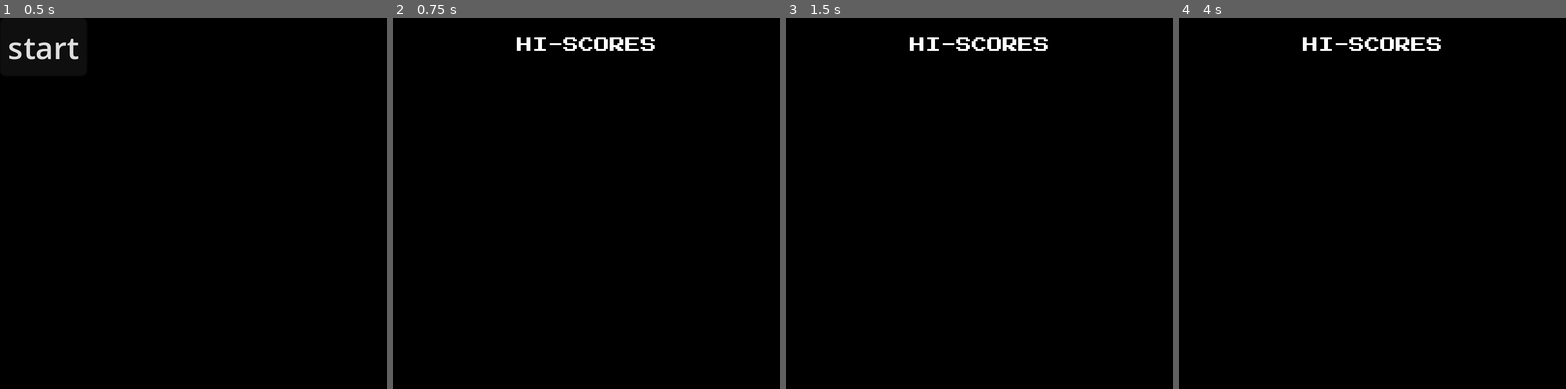
Above: before the commit, frames 1-4 (left to right).
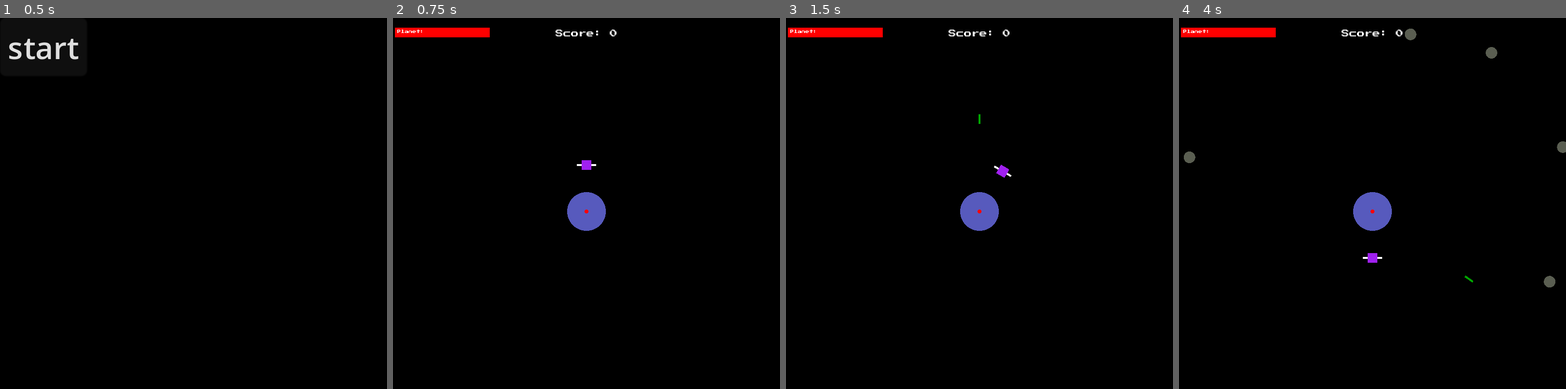
Above: after the commit, the same moments.

Repository: dan-collins-dev/orbital-defense
Game: Godot game, scene res://scenes/MainMenu.tscn
Two runs of this game, one before a commit and one after it. Both use one fixed random seed, a clock stepped at 60 frames per second and the inputs below.
Inputs:
- Up to frame 1 (0.5 s): no input
- Up to frame 2 (0.75 s): click "start" at 0.5 s
- Up to frame 3 (1.5 s): tap Enter (ui_accept) at 1.25, 1.35 s; hold Right (ui_right) from 1.28 s (still down)
- Up to frame 4 (4 s): tap Enter (ui_accept) at 1.52, 1.82, 2.1, 2.27, 2.57, 2.85, 3.6, 3.77 s; release Right (ui_right) at 2.03 s; hold Left (ui_left) 2.03-2.78 s; hold Right (ui_right) from 2.78 s (still down)

Frame 1 is identical in both runs. In frame 2, 2.2% of the frame differs, in the area x 0-68%, y 2-58%; in frame 3, 2.2%; in frame 4, 2.6%, in the area x 0-100%, y 2-73%.
Error before the commit: Invalid type in function 'format_response' in base 'Node (RequestManager.gd)'. Cannot convert argument 1 from Nil to Dictionary. (res://utils/RequestManager.gd…

Commit message:
Implemented a couple entities and a very simplistic game loop

Diff:
--- /dev/null
+++ b/entities/Asteroid.gd
@@ -0,0 +1,58 @@
+extends Node2D
+
+var PersistantData = ReferenceManager.PersitantData
+
+@export_group("Shape Settings")
+@export var radius: float = 10
+@export var color: Color
+
+@export_group("Stat Settings")
+@export var health: int = 3
+@export var damage: int = 1
+@export var speed: float = 0.1
+
+@onready var hitbox_collider: CollisionShape2D = $Hitbox/CollisionShape2D
+@onready var hitbox_radius: float = $Hitbox/CollisionShape2D.shape.radius
+@onready var hurtbox_collider: CollisionShape2D = $Hurtbox/CollisionShape2D
+
+var direction: Vector2 = Vector2.ZERO
+
+
+func _ready() -> void:
+	hurtbox_collider.shape.radius = radius + 2
+	hitbox_collider.shape.radius = radius
+	var target = get_tree().get_root().find_child("Planet", true, false)
+	if target:
+		direction = target.global_position - global_position
+
+
+func _physics_process(delta: float) -> void:
+	position += direction * speed * delta
+
+
+func _draw() -> void:
+	draw_circle(Vector2(0, 0), radius, color)
+
+
+func take_damage(amount: int) -> void:
+	health -= amount
+	if health <= 0:
+		PersistantData.score += 100
+		queue_free()
+
+
+func _on_hitbox_area_entered(area: Area2D) -> void:
+	match area.get_parent().name:
+
+		"Planet":
+			PersistantData.planet_health -= damage
+			queue_free()
+
+		"Satellite":
+			PersistantData.ship_health -= damage
+			queue_free()
+
+
+func _on_hurtbox_area_entered(area: Area2D) -> void:
+	var dmg = area.get_parent().damage
+	take_damage(dmg)
--- /dev/null
+++ b/entities/Asteroid.tscn
@@ -0,0 +1,30 @@
+[gd_scene load_steps=4 format=3 uid="uid://cu37e7snp48d5"]
+
+[ext_resource type="Script" path="res://entities/Asteroid.gd" id="1_8e1wf"]
+
+[sub_resource type="CircleShape2D" id="CircleShape2D_uidjn"]
+
+[sub_resource type="CircleShape2D" id="CircleShape2D_lw55j"]
+
+[node name="Asteroid" type="Node2D" groups=["entities"]]
+script = ExtResource("1_8e1wf")
+radius = 3.0
+color = Color(0.352941, 0.368627, 0.317647, 1)
+
+[node name="Hitbox" type="Area2D" parent="."]
+collision_layer = 2
+collision_mask = 5
+
+[node name="CollisionShape2D" type="CollisionShape2D" parent="Hitbox"]
+shape = SubResource("CircleShape2D_uidjn")
+
+[node name="Hurtbox" type="Area2D" parent="."]
+collision_layer = 8
+collision_mask = 16
+
+[node name="CollisionShape2D" type="CollisionShape2D" parent="Hurtbox"]
+shape = SubResource("CircleShape2D_lw55j")
+debug_color = Color(0.553764, 0.418272, 0.957799, 0.42)
+
+[connection signal="area_entered" from="Hitbox" to="." method="_on_hitbox_area_entered"]
+[connection signal="area_entered" from="Hurtbox" to="." method="_on_hurtbox_area_entered"]
--- /dev/null
+++ b/entities/AsteroidSpawner.gd
@@ -0,0 +1,28 @@
+extends Node2D
+
+var Asteroid = preload("res://entities/Asteroid.tscn")
+var can_spawn: bool = false
+@onready var spawn_delay: Timer = $SpawnDelay
+@onready var initial_delay: Timer = $InitialDelay
+
+# Called when the node enters the scene tree for the first time.
+func _ready() -> void:
+	initial_delay.start()
+
+
+# Called every frame. 'delta' is the elapsed time since the previous frame.
+func _physics_process(delta: float) -> void:
+	if can_spawn:
+		can_spawn = false
+		spawn_delay.start()
+		var a = Asteroid.instantiate()
+		a.global_position = global_position
+		get_parent().add_child(a)
+
+
+func _on_spawn_delay_timeout() -> void:
+	can_spawn = true
+
+
+func _on_initial_delay_timeout() -> void:
+	can_spawn = true
--- /dev/null
+++ b/entities/AsteroidSpawner.tscn
@@ -0,0 +1,19 @@
+[gd_scene load_steps=2 format=3 uid="uid://bn3no5ve2a2c6"]
+
+[ext_resource type="Script" path="res://entities/AsteroidSpawner.gd" id="1_ox2xa"]
+
+[node name="AsteroidSpawner" type="Node2D"]
+script = ExtResource("1_ox2xa")
+
+[node name="SpawnDelay" type="Timer" parent="."]
+process_callback = 0
+wait_time = 5.0
+one_shot = true
+
+[node name="InitialDelay" type="Timer" parent="."]
+process_callback = 0
+one_shot = true
+autostart = true
+
+[connection signal="timeout" from="SpawnDelay" to="." method="_on_spawn_delay_timeout"]
+[connection signal="timeout" from="InitialDelay" to="." method="_on_initial_delay_timeout"]
--- a/entities/OrbitalDefense.gd
+++ b/entities/OrbitalDefense.gd
@@ -1,10 +1,32 @@
 extends Node2D
 
+var PersistantData = ReferenceManager.PersitantData
+var Projectile = preload("res://entities/Projectile.tscn")
 
-# Called every frame. 'delta' is the elapsed time since the previous frame.
+@onready var muzzle: Node2D = $Satellite/Muzzle
+@onready var cool_down_timer: Timer = $CoolDownTimer
+
+@export var move_speed: float = 200.0
+var can_fire: bool = true
+
 func _process(delta: float) -> void:
 	if Input.is_action_pressed("ui_right"):
-		rotation_degrees += 100 * delta
+		rotation_degrees += move_speed * delta
 
 	if Input.is_action_pressed("ui_left"):
-		rotation_degrees -= 100 * delta
+		rotation_degrees -= move_speed * delta
+
+	if Input.is_action_just_pressed("ui_accept"):
+		if can_fire:
+			can_fire = false
+			cool_down_timer.start()
+			var p = Projectile.instantiate()
+			p.position = muzzle.global_position
+			p.direction = p.position
+			p.rotation_degrees = rotation_degrees
+			get_parent().add_child(p)
+
+
+
+func _on_cool_down_timer_timeout() -> void:
+	can_fire = true
--- a/entities/OrbitalDefense.tscn
+++ b/entities/OrbitalDefense.tscn
@@ -3,10 +3,18 @@
 [ext_resource type="Script" path="res://entities/OrbitalDefense.gd" id="1_cfbjn"]
 [ext_resource type="PackedScene" uid="uid://bhrlgyree6pp8" path="res://entities/Satellite.tscn" id="1_r877c"]
 
-[node name="OrbitalDefense" type="Node2D"]
+[node name="OrbitalDefense" type="Node2D" groups=["entities"]]
 script = ExtResource("1_cfbjn")
+move_speed = 150.0
 
 [node name="Satellite" parent="." instance=ExtResource("1_r877c")]
 position = Vector2(0, -24)
 
+[node name="CoolDownTimer" type="Timer" parent="."]
+process_callback = 0
+wait_time = 0.25
+one_shot = true
+
+[connection signal="timeout" from="CoolDownTimer" to="." method="_on_cool_down_timer_timeout"]
+
 [editable path="Satellite"]
--- a/entities/Planet.gd
+++ b/entities/Planet.gd
@@ -1,24 +1,19 @@
 extends Node2D
 
+var PersistantData = ReferenceManager.PersitantData
+
 @export_group("Shape Settings")
-@export var center: Vector2 = Vector2(0, 0)
 @export var radius: float = 10.0
 @export var color: Color
-
-@export_group("Stats")
-@export var max_health: int = 10
-@export var current_health: int = 10
 
 @onready var hurtbox_collider: CollisionShape2D = $Hurtbox/CollisionShape2D
 
 func _ready() -> void:
 	hurtbox_collider.shape.radius = radius
-	hurtbox_collider.position = position
 
 func _draw() -> void:
 	draw_circle(position, radius, color)
 
 
 func _on_hurtbox_area_entered(area: Area2D) -> void:
-	# TODO: Take Damage
-	pass
+	PersistantData.planet_health -= area.get_parent().damage
--- a/entities/Planet.tscn
+++ b/entities/Planet.tscn
@@ -4,7 +4,7 @@
 
 [sub_resource type="CircleShape2D" id="CircleShape2D_as1n4"]
 
-[node name="Planet" type="Node2D"]
+[node name="Planet" type="Node2D" groups=["entities"]]
 script = ExtResource("1_oex8a")
 color = Color(0.3404, 0.35372, 0.74, 1)
 
--- /dev/null
+++ b/entities/PlanetExplosion.gd
@@ -0,0 +1,30 @@
+extends Node2D
+
+var PersitantData = ReferenceManager.PersitantData
+@export var radius: float = 0
+@onready var anims: AnimationPlayer = $Animations
+
+func _ready() -> void:
+	PersitantData.connect("planet_death", _on_planet_death)
+
+func _physics_process(delta: float) -> void:
+	queue_redraw()
+
+func _draw() -> void:
+	draw_circle(Vector2.ZERO, radius, Color.RED)
+
+
+func _on_planet_death() -> void:
+	get_tree().paused = true
+	anims.play("grow")
+
+
+func _on_animations_animation_finished(anim_name: StringName) -> void:
+	match anim_name:
+		"grow":
+			for e in get_tree().get_nodes_in_group("entities"):
+				e.hide()
+			anims.play("shrink")
+
+		"shrink":
+			PersitantData.emit_signal("game_over")
--- /dev/null
+++ b/entities/PlanetExplosion.tscn
@@ -0,0 +1,53 @@
+[gd_scene load_steps=5 format=3 uid="uid://dh4ya5m730ton"]
+
+[ext_resource type="Script" path="res://entities/PlanetExplosion.gd" id="1_yk3sw"]
+
+[sub_resource type="Animation" id="Animation_fkey0"]
+resource_name = "shrink"
+length = 2.5
+tracks/0/type = "value"
+tracks/0/imported = false
+tracks/0/enabled = true
+tracks/0/path = NodePath(".:radius")
+tracks/0/interp = 2
+tracks/0/loop_wrap = true
+tracks/0/keys = {
+"times": PackedFloat32Array(0, 2.5),
+"transitions": PackedFloat32Array(1, 1),
+"update": 0,
+"values": [150.0, 1.0]
+}
+
+[sub_resource type="Animation" id="Animation_gpsei"]
+resource_name = "grow"
+length = 2.5
+tracks/0/type = "value"
+tracks/0/imported = false
+tracks/0/enabled = true
+tracks/0/path = NodePath(".:radius")
+tracks/0/interp = 2
+tracks/0/loop_wrap = true
+tracks/0/keys = {
+"times": PackedFloat32Array(0, 2.5),
+"transitions": PackedFloat32Array(1, 1),
+"update": 0,
+"values": [1.0, 150.0]
+}
+
+[sub_resource type="AnimationLibrary" id="AnimationLibrary_xasp1"]
+_data = {
+"grow": SubResource("Animation_gpsei"),
+"shrink": SubResource("Animation_fkey0")
+}
+
+[node name="PlanetExplosion" type="Node2D"]
+process_mode = 2
+script = ExtResource("1_yk3sw")
+radius = 1.0
+
+[node name="Animations" type="AnimationPlayer" parent="."]
+libraries = {
+"": SubResource("AnimationLibrary_xasp1")
+}
+
+[connection signal="animation_finished" from="Animations" to="." method="_on_animations_animation_finished"]
--- /dev/null
+++ b/entities/Projectile.gd
@@ -0,0 +1,34 @@
+extends Node2D
+
+@export_group("Shape Settings")
+@export var rect_pos: Vector2 = Vector2(-0.5, -2.5)
+@export var rect_size: Vector2 = Vector2(1, 5)
+@export var color: Color
+
+@export_group("Stat Settings")
+@export var damage: int = 1
+@export var speed: float = 3.0
+var direction = Vector2(1, 1)
+
+@onready var hitbox: Area2D = $Hitbox
+
+
+# Called when the node enters the scene tree for the first time.
+func _ready() -> void:
+	pass
+
+# Called every frame. 'delta' is the elapsed time since the previous frame.
+func _physics_process(delta: float) -> void:
+	position += direction * speed * delta
+
+
+func _draw() -> void:
+	draw_rect(Rect2(rect_pos, rect_size), color)
+
+
+func _on_visible_on_screen_notifier_2d_screen_exited() -> void:
+	queue_free()
+
+
+func _on_hitbox_area_entered(area: Area2D) -> void:
+	queue_free()
--- /dev/null
+++ b/entities/Projectile.tscn
@@ -0,0 +1,23 @@
+[gd_scene load_steps=3 format=3 uid="uid://b7n6h6rwpus32"]
+
+[ext_resource type="Script" path="res://entities/Projectile.gd" id="1_7i0nk"]
+
+[sub_resource type="RectangleShape2D" id="RectangleShape2D_u5dsr"]
+size = Vector2(3, 7)
+
+[node name="Projectile" type="Node2D" groups=["entities"]]
+script = ExtResource("1_7i0nk")
+color = Color(0, 0.654902, 0, 1)
+
+[node name="Hitbox" type="Area2D" parent="."]
+collision_layer = 16
+collision_mask = 8
+
+[node name="CollisionShape2D" type="CollisionShape2D" parent="Hitbox"]
+shape = SubResource("RectangleShape2D_u5dsr")
+
+[node name="VisibleOnScreenNotifier2D" type="VisibleOnScreenNotifier2D" parent="."]
+scale = Vector2(0.1, 0.3)
+
+[connection signal="area_entered" from="Hitbox" to="." method="_on_hitbox_area_entered"]
+[connection signal="screen_exited" from="VisibleOnScreenNotifier2D" to="." method="_on_visible_on_screen_notifier_2d_screen_exited"]
--- a/entities/Satellite.gd
+++ b/entities/Satellite.gd
@@ -18,6 +18,15 @@
 	Vector2(-1, -3)
 ]
 
+@export_group("Shape Settings")
+@export var body_rect_pos: Vector2 = Vector2(-2.5, -2.5)
+@export var body_rect_size: Vector2 = Vector2(5, 5)
+@export var body_color: Color
+
+@export var wing_rect_pos: Vector2 = Vector2(-5, -0.5)
+@export var wing_rect_size: Vector2 = Vector2(10, 1)
+@export var wing_color: Color
+
 @onready var hurtbox_collider: CollisionPolygon2D = $Hurtbox/CollisionPolygon2D
 @onready var muzzle: Node2D = $Muzzle
 
@@ -26,9 +35,6 @@
 	hurtbox_collider.polygon = shape
 
 
-func _process(delta: float) -> void:
-	queue_redraw()
-
-
 func _draw() -> void:
-	draw_polyline(shape, Color.WHITE, .25)
+	draw_rect(Rect2(wing_rect_pos, wing_rect_size), Color.WHITE)
+	draw_rect(Rect2(body_rect_pos, body_rect_size), Color.PURPLE)
--- a/entities/Satellite.tscn
+++ b/entities/Satellite.tscn
@@ -6,8 +6,10 @@
 radius = 3.0
 height = 14.0
 
-[node name="Satellite" type="Node2D"]
+[node name="Satellite" type="Node2D" groups=["entities"]]
 script = ExtResource("1_bv3hu")
+body_color = Color(0.856925, 0.00152671, 0.973189, 1)
+wing_color = Color(1, 1, 1, 1)
 
 [node name="Hurtbox" type="Area2D" parent="."]
 collision_mask = 2
--- a/scenes/MainMenu.gd
+++ b/scenes/MainMenu.gd
@@ -1,17 +1,6 @@
 extends Control
-
-
-# Called when the node enters the scene tree for the first time.
-func _ready() -> void:
-	pass # Replace with function body.
-
-
-# Called every frame. 'delta' is the elapsed time since the previous frame.
-func _process(delta: float) -> void:
-	pass
 
 
 func _on_button_button_down() -> void:
 	ReferenceManager.PersitantData = PersitantData.new()
-	ReferenceManager.PersitantData.player_name = "Apple"
-	get_tree().change_scene_to_file("res://scenes/Hiscores.tscn")
+	get_tree().change_scene_to_file("res://scenes/World.tscn")
--- a/scenes/World.gd
+++ b/scenes/World.gd
@@ -1,11 +1,14 @@
 extends Node2D
 
+@warning_ignore("shadowed_global_identifier")
+var PersitantData = ReferenceManager.PersitantData
 
-# Called when the node enters the scene tree for the first time.
-func _ready() -> void:
-	pass
+@onready var anims: AnimationPlayer = $Anims
 
 
-# Called every frame. 'delta' is the elapsed time since the previous frame.
-func _process(delta: float) -> void:
-	pass
+func _ready() -> void:
+	PersitantData.connect("game_over", _on_game_over)
+
+
+func _on_game_over() -> void:
+	get_tree().call_deferred("change_scene_to_file", "res://scenes/MainMenu.tscn")
--- a/scenes/World.tscn
+++ b/scenes/World.tscn
@@ -1,21 +1,64 @@
-[gd_scene load_steps=4 format=3 uid="uid://b4h8hygtd8kkm"]
+[gd_scene load_steps=7 format=3 uid="uid://b4h8hygtd8kkm"]
 
 [ext_resource type="Script" path="res://scenes/World.gd" id="1_86536"]
 [ext_resource type="PackedScene" uid="uid://uff7pltj7pf2" path="res://entities/Planet.tscn" id="1_wko1x"]
-[ext_resource type="PackedScene" uid="uid://cieuyrs086fl" path="res://entities/OrbitalDefense.tscn" id="3_j4jyk"]
+[ext_resource type="PackedScene" uid="uid://cieuyrs086fl" path="res://entities/OrbitalDefense.tscn" id="3_cgheh"]
+[ext_resource type="PackedScene" uid="uid://dd7n34k6enh58" path="res://scenes/ui/Ui.tscn" id="4_uk1ko"]
+[ext_resource type="PackedScene" uid="uid://bn3no5ve2a2c6" path="res://entities/AsteroidSpawner.tscn" id="5_vdy4y"]
+[ext_resource type="PackedScene" uid="uid://dh4ya5m730ton" path="res://entities/PlanetExplosion.tscn" id="6_mpsub"]
 
 [node name="World" type="Node2D"]
+process_mode = 3
 script = ExtResource("1_86536")
 
+[node name="Camera2D" type="Camera2D" parent="."]
+
 [node name="Planet" parent="." instance=ExtResource("1_wko1x")]
-position = Vector2(50, 50)
+z_index = 10
 
-[node name="OrbitalDefense" parent="Planet" instance=ExtResource("3_j4jyk")]
-position = Vector2(50, 50)
+[node name="OrbitalDefense" parent="." instance=ExtResource("3_cgheh")]
 
-[node name="CollisionPolygon2D" parent="Planet/OrbitalDefense/Satellite/Hurtbox" index="0"]
-visible = true
+[node name="AsteroidSpawners" type="Node" parent="."]
+process_mode = 1
+
+[node name="AsteroidSpawner" parent="AsteroidSpawners" instance=ExtResource("5_vdy4y")]
+position = Vector2(90, -120)
+
+[node name="InitialDelay" parent="AsteroidSpawners/AsteroidSpawner" index="1"]
+wait_time = 0.25
+
+[node name="AsteroidSpawner2" parent="AsteroidSpawners" instance=ExtResource("5_vdy4y")]
+position = Vector2(26, -121)
+
+[node name="AsteroidSpawner3" parent="AsteroidSpawners" instance=ExtResource("5_vdy4y")]
+position = Vector2(-116, -112)
+
+[node name="InitialDelay" parent="AsteroidSpawners/AsteroidSpawner3" index="1"]
+wait_time = 4.704
+
+[node name="AsteroidSpawner4" parent="AsteroidSpawners" instance=ExtResource("5_vdy4y")]
+position = Vector2(-125, -37)
+
+[node name="AsteroidSpawner5" parent="AsteroidSpawners" instance=ExtResource("5_vdy4y")]
+position = Vector2(121, 48)
+
+[node name="AsteroidSpawner6" parent="AsteroidSpawners" instance=ExtResource("5_vdy4y")]
+position = Vector2(130, -44)
+
+[node name="Anims" type="AnimationPlayer" parent="."]
+process_mode = 3
+
+[node name="UI" parent="." instance=ExtResource("4_uk1ko")]
+
+[node name="PlanetExplosion" parent="." instance=ExtResource("6_mpsub")]
+z_index = 20
 
 [editable path="Planet"]
-[editable path="Planet/OrbitalDefense"]
-[editable path="Planet/OrbitalDefense/Satellite"]
+[editable path="OrbitalDefense"]
+[editable path="OrbitalDefense/Satellite"]
+[editable path="AsteroidSpawners/AsteroidSpawner"]
+[editable path="AsteroidSpawners/AsteroidSpawner2"]
+[editable path="AsteroidSpawners/AsteroidSpawner3"]
+[editable path="AsteroidSpawners/AsteroidSpawner4"]
+[editable path="AsteroidSpawners/AsteroidSpawner5"]
+[editable path="AsteroidSpawners/AsteroidSpawner6"]
--- /dev/null
+++ b/scenes/ui-components/PlanetHealthBar.gd
@@ -0,0 +1,12 @@
+extends TextureProgressBar
+
+var PersistantData = ReferenceManager.PersitantData
+
+func _ready() -> void:
+	if PersistantData:
+		max_value = PersistantData.planet_health
+		value = PersistantData.planet_health
+		PersistantData.connect("planet_health_changed", _on_planet_health_changed)
+
+func _on_planet_health_changed(amount: int) -> void:
+	value = amount
--- /dev/null
+++ b/scenes/ui-components/PlanetHealthBar.tscn
@@ -0,0 +1,43 @@
+[gd_scene load_steps=7 format=3 uid="uid://cqr0c5hehbofx"]
+
+[ext_resource type="FontFile" uid="uid://cukbh76vmlrwj" path="res://fonts/PressStart2P-Regular.ttf" id="1_r2hfh"]
+[ext_resource type="Script" path="res://scenes/ui-components/PlanetHealthBar.gd" id="1_vsid4"]
+
+[sub_resource type="Gradient" id="Gradient_qvsxd"]
+offsets = PackedFloat32Array(0, 0.00636943)
+
+[sub_resource type="GradientTexture2D" id="GradientTexture2D_6wi01"]
+gradient = SubResource("Gradient_qvsxd")
+width = 50
+height = 5
+
+[sub_resource type="Gradient" id="Gradient_3dqj7"]
+offsets = PackedFloat32Array(0, 0.00636943)
+colors = PackedColorArray(0, 0, 0, 1, 1, 0, 0, 1)
+
+[sub_resource type="GradientTexture2D" id="GradientTexture2D_gatgc"]
+gradient = SubResource("Gradient_3dqj7")
+width = 50
+height = 5
+
+[node name="PlanetHealthBar" type="TextureProgressBar"]
+offset_top = 5.0
+offset_right = 50.0
+offset_bottom = 10.0
+texture_under = SubResource("GradientTexture2D_6wi01")
+texture_progress = SubResource("GradientTexture2D_gatgc")
+script = ExtResource("1_vsid4")
+
+[node name="Label" type="Label" parent="."]
+layout_mode = 1
+anchors_preset = 4
+anchor_top = 0.5
+anchor_bottom = 0.5
+offset_left = 2.0
+offset_top = -1.25
+offset_right = 30.0
+offset_bottom = 2.75
+grow_vertical = 2
+theme_override_fonts/font = ExtResource("1_r2hfh")
+theme_override_font_sizes/font_size = 2
+text = "Planet:"
--- /dev/null
+++ b/scenes/ui-components/ScoreLabel.gd
@@ -0,0 +1,11 @@
+extends Label
+
+var PersistantData = ReferenceManager.PersitantData
+
+# Called when the node enters the scene tree for the first time.
+func _ready() -> void:
+	PersistantData.connect("score_changed", _on_score_changed)
+
+
+func _on_score_changed(score) -> void:
+	text = "Score: %s" % PersistantData.score
--- /dev/null
+++ b/scenes/ui-components/ScoreLabel.tscn
@@ -0,0 +1,17 @@
+[gd_scene load_steps=2 format=3 uid="uid://bmwow11cd482f"]
+
+[ext_resource type="FontFile" uid="uid://cukbh76vmlrwj" path="res://fonts/PressStart2P-Regular.ttf" id="1_ofm31"]
+
+[node name="ScoreLabel" type="Label"]
+anchors_preset = 5
+anchor_left = 0.5
+anchor_right = 0.5
+offset_left = -20.0
+offset_top = 6.0
+offset_right = 20.0
+offset_bottom = 29.0
+grow_horizontal = 2
+theme_override_fonts/font = ExtResource("1_ofm31")
+theme_override_font_sizes/font_size = 4
+text = "Score: 0"
+horizontal_alignment = 1
--- /dev/null
+++ b/scenes/ui/Ui.tscn
@@ -0,0 +1,12 @@
+[gd_scene load_steps=4 format=3 uid="uid://dd7n34k6enh58"]
+
+[ext_resource type="PackedScene" uid="uid://bmwow11cd482f" path="res://scenes/ui-components/ScoreLabel.tscn" id="1_avufo"]
+[ext_resource type="Script" path="res://scenes/ui-components/ScoreLabel.gd" id="2_gimum"]
+[ext_resource type="PackedScene" uid="uid://cqr0c5hehbofx" path="res://scenes/ui-components/PlanetHealthBar.tscn" id="3_ntw68"]
+
+[node name="UI" type="CanvasLayer"]
+
+[node name="ScoreLabel" parent="." instance=ExtResource("1_avufo")]
+script = ExtResource("2_gimum")
+
+[node name="PlanetHealthBar" parent="." instance=ExtResource("3_ntw68")]
--- a/utils/PersistantData.gd
+++ b/utils/PersistantData.gd
@@ -1,20 +1,30 @@
 class_name PersitantData
 extends Resource
 
-var player_name: String = "Dan"
-var score: int = 25000 : set = set_score
-var max_health: int = 3 : set = set_max_health
-var current_health = 3 : set = set_current_health
+signal score_changed(score)
+signal ship_health_changed(health)
+signal planet_health_changed(health)
+signal ship_death
+signal planet_death
+signal game_over
+
+var player_name: String = ""
+var score: int = 0 : set = set_score
+var ship_health: int = 3 : set = set_ship_health
+var planet_health: int = 10 : set = set_planet_health
 
 func set_score(amount: int) -> void:
 	score = amount
-	# TODO: emit signal for UI to listen to
+	emit_signal("score_changed", score)
 
-func set_max_health(amount: int) -> void:
-	max_health = amount
+func set_ship_health(amount: int) -> void:
+	ship_health = amount
+	emit_signal("ship_health_changed", ship_health)
+	if ship_health <= 0:
+		emit_signal("ship_death")
 
-func set_current_health(amount: int) -> void:
-	current_health = amount
-	if current_health <= 0:
-		# TODO: emit signal for a game over
-		pass
+func set_planet_health(amount: int) -> void:
+	planet_health = amount
+	emit_signal("planet_health_changed", planet_health)
+	if planet_health <= 0:
+		emit_signal("planet_death")
--- a/utils/ReferenceManager.gd
+++ b/utils/ReferenceManager.gd
@@ -1,4 +1,5 @@
 extends Node
 
 
+@warning_ignore("shadowed_global_identifier")
 var PersitantData: PersitantData = null
--- a/utils/RequestManager.tscn
+++ b/utils/RequestManager.tscn
@@ -4,4 +4,4 @@
 
 [node name="RequestManager" type="Node"]
 script = ExtResource("1_34umk")
-id = "dd958ef3-780e-499f-bb10-3eb8f7f117a5"
+id = "ddb949c6-5b59-489d-ba1f-b7e6a36df154"
